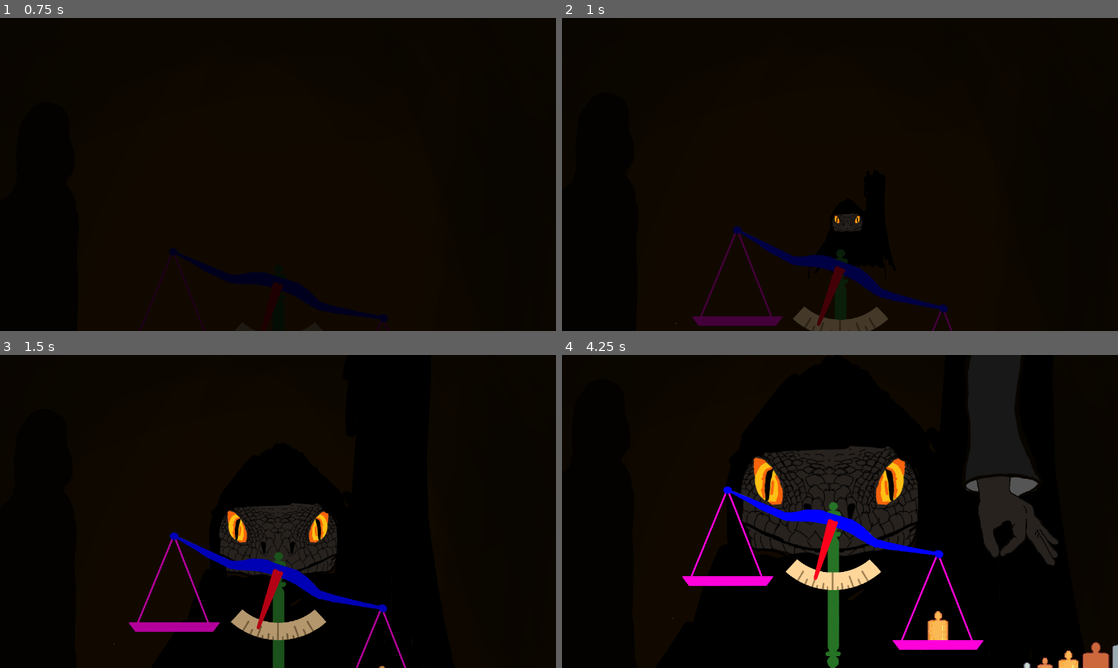
Above: before the commit, frames 1-4 (two rows, left to right).
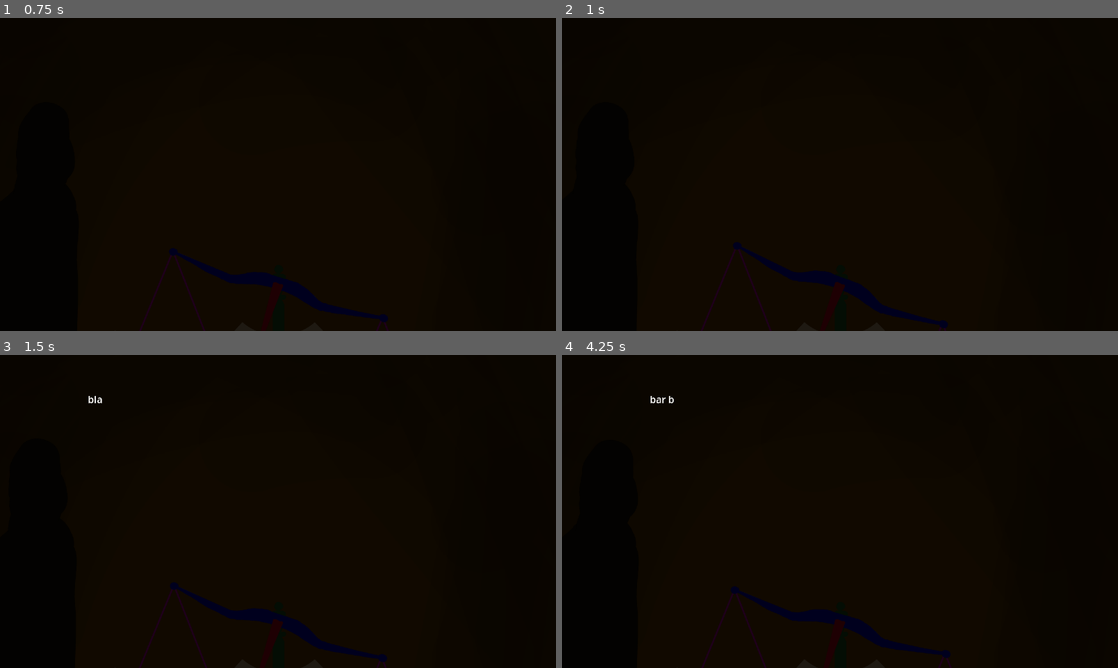
Above: after the commit, the same moments.

Repository: EnviloN/The-Great-Scaler
Game: Godot game, scene res://scenes/areas/shop.tscn
Two runs of this game, one before a commit and one after it. Both use one fixed random seed, a clock stepped at 60 frames per second and the inputs below.
Inputs (mouse positions are in pixels of both pictures, inside the frame that each line leads up to):
- Up to frame 1 (0.75 s): move the mouse to (400, 158) at 0.52 s; press the mouse at (400, 158) at 0.53 s
- Up to frame 2 (1 s): right-click (962, 158) at 0.8 s
- Up to frame 3 (1.5 s): move the mouse to (166, 527) at 1.27 s; release the mouse at (166, 527) at 1.28 s; right-click (166, 527) at 1.35 s
- Up to frame 4 (4.25 s): click (728, 527) at 1.55 s; move the mouse to (895, 442) at 2.02 s; press the mouse at (895, 442) at 2.03 s; right-click (895, 442) at 2.3 s; move the mouse to (812, 574) at 2.77 s; release the mouse at (812, 574) at 2.78 s; right-click (812, 574) at 2.85 s; click (812, 574) at 3.05 s; move the mouse to (1006, 558) at 3.52 s; press the mouse at (1006, 558) at 3.53 s; right-click (1006, 558) at 3.8 s

Frame 1 is identical in both runs. In frame 2, 4.0% of the frame differs, in the area x 20-71%, y 62-100%; in frame 3, 7.2%; in frame 4, 15%, in the area x 15-100%, y 13-100%.

Commit message:
Basic dialogue system

Diff:
--- a/game/jobs/job_manager.gd
+++ b/game/jobs/job_manager.gd
@@ -2,17 +2,34 @@
 
 class_name JobManager
 
+enum JobState {NONE, INIT, WAITING, FINISH}
+
 @onready var customer_manager: CustomerManager = %Customers
+@onready var dialogue_player: DialoguePlayer = %DialoguePlayer
 
 @export var buffer: Array[Job]
 var current: Job = null
+var state: JobState = JobState.NONE
 
 func start_next_job():
 	assert(is_job_available())
 	current = buffer.pop_front() as Job
+	state = JobState.INIT
 
+	dialogue_player.set_dialogue_text(current.dialogue)
 	customer_manager.set_customer_sprite(current.customer_id)
 	customer_manager.enter()
 
 func is_job_available():
 	return len(buffer) >= 1
+
+func is_waiting():
+	return state == JobState.WAITING
+
+func on_dialogue_finished():
+	if state == JobState.INIT:
+		state = JobState.WAITING
+	elif state == JobState.FINISH:
+		state = JobState.NONE
+		dialogue_player.disable()
+		customer_manager.leave()
--- a/game/project.godot
+++ b/game/project.godot
@@ -14,6 +14,10 @@
 run/main_scene="res://scenes/areas/shop.tscn"
 config/features=PackedStringArray("4.1", "GL Compatibility")
 config/icon="res://icon.svg"
+
+[autoload]
+
+SignalBus="*res://singletons/signal_bus.gd"
 
 [display]
 
--- a/game/scenes/areas/shop.tscn
+++ b/game/scenes/areas/shop.tscn
@@ -1,11 +1,11 @@
-[gd_scene load_steps=22 format=3 uid="uid://dq0j43qqh455h"]
+[gd_scene load_steps=23 format=3 uid="uid://dq0j43qqh455h"]
 
 [ext_resource type="Texture2D" uid="uid://ddq4w4jm0rwiv" path="res://sprites/concept/bg.png" id="1_t73cx"]
 [ext_resource type="Script" path="res://scenes/game_manager.gd" id="1_upsel"]
 [ext_resource type="Script" path="res://scenes/camera.gd" id="2_fixa2"]
-[ext_resource type="Texture2D" uid="uid://bkqqxt7j6dsb7" path="res://sprites/concept/scaler/scaler.png" id="3_7nquv"]
 [ext_resource type="PackedScene" uid="uid://c5v3eihw5ndem" path="res://scenes/objects/table.tscn" id="3_omivf"]
 [ext_resource type="PackedScene" uid="uid://0dnygrdtfkbn" path="res://scenes/objects/scale.tscn" id="4_18fl8"]
+[ext_resource type="PackedScene" uid="uid://cuaens8nbmlx1" path="res://scenes/scaler/scaler.tscn" id="4_d0spu"]
 [ext_resource type="PackedScene" uid="uid://c83vvqktetfho" path="res://scenes/customers/customers.tscn" id="4_fha1v"]
 [ext_resource type="PackedScene" uid="uid://4w3bgp6o6ji0" path="res://scenes/objects/weights/weight_5u.tscn" id="5_bl1wr"]
 [ext_resource type="PackedScene" uid="uid://cwmgr80m1xcsn" path="res://scenes/objects/weights/weight_1u.tscn" id="5_sxeeo"]
@@ -16,6 +16,7 @@
 [ext_resource type="Resource" uid="uid://csiqmd7ftdji" path="res://jobs/100.tres" id="13_464t6"]
 [ext_resource type="Resource" uid="uid://u0811pb57avd" path="res://jobs/200.tres" id="14_csltc"]
 [ext_resource type="Script" path="res://jobs/job_manager.gd" id="14_xrg8f"]
+[ext_resource type="PackedScene" uid="uid://ckdykkc2oks8d" path="res://scenes/ui/dialogue_player.tscn" id="17_5me6j"]
 
 [sub_resource type="RectangleShape2D" id="RectangleShape2D_q53ja"]
 size = Vector2(600, 1600)
@@ -26,46 +27,34 @@
 tracks/0/type = "value"
 tracks/0/imported = false
 tracks/0/enabled = true
-tracks/0/path = NodePath("ParallaxBackground/ParallaxLayer3/Scaler:scale")
+tracks/0/path = NodePath("ParallaxBackground/ParallaxLayer3:motion_scale")
 tracks/0/interp = 1
 tracks/0/loop_wrap = true
 tracks/0/keys = {
 "times": PackedFloat32Array(0),
 "transitions": PackedFloat32Array(1),
 "update": 0,
-"values": [Vector2(0, 0)]
+"values": [Vector2(0.6, 0.6)]
 }
 tracks/1/type = "value"
 tracks/1/imported = false
 tracks/1/enabled = true
-tracks/1/path = NodePath("ParallaxBackground/ParallaxLayer3:motion_scale")
+tracks/1/path = NodePath("Workspace:modulate")
 tracks/1/interp = 1
 tracks/1/loop_wrap = true
 tracks/1/keys = {
 "times": PackedFloat32Array(0),
 "transitions": PackedFloat32Array(1),
 "update": 0,
-"values": [Vector2(0.6, 0.6)]
+"values": [Color(0.117647, 0.117647, 0.117647, 1)]
 }
 tracks/2/type = "value"
 tracks/2/imported = false
 tracks/2/enabled = true
-tracks/2/path = NodePath("Workspace:modulate")
+tracks/2/path = NodePath("Game Manager/Camera:position")
 tracks/2/interp = 1
 tracks/2/loop_wrap = true
 tracks/2/keys = {
-"times": PackedFloat32Array(0),
-"transitions": PackedFloat32Array(1),
-"update": 0,
-"values": [Color(0.117647, 0.117647, 0.117647, 1)]
-}
-tracks/3/type = "value"
-tracks/3/imported = false
-tracks/3/enabled = true
-tracks/3/path = NodePath("Game Manager/Camera:position")
-tracks/3/interp = 1
-tracks/3/loop_wrap = true
-tracks/3/keys = {
 "times": PackedFloat32Array(0),
 "transitions": PackedFloat32Array(1),
 "update": 0,
@@ -106,38 +95,40 @@
 tracks/2/type = "value"
 tracks/2/imported = false
 tracks/2/enabled = true
-tracks/2/path = NodePath("ParallaxBackground/ParallaxLayer3/Scaler:scale")
+tracks/2/path = NodePath("ParallaxBackground/ParallaxLayer3:motion_scale")
 tracks/2/interp = 1
 tracks/2/loop_wrap = true
 tracks/2/keys = {
 "times": PackedFloat32Array(0.7, 1.9),
 "transitions": PackedFloat32Array(1, 1),
 "update": 0,
-"values": [Vector2(0.667, 0.667), Vector2(0, 0)]
+"values": [Vector2(0.8, 0.8), Vector2(0.6, 0.6)]
 }
 tracks/3/type = "value"
 tracks/3/imported = false
 tracks/3/enabled = true
-tracks/3/path = NodePath("ParallaxBackground/ParallaxLayer3:motion_scale")
+tracks/3/path = NodePath("Workspace:modulate")
 tracks/3/interp = 1
 tracks/3/loop_wrap = true
 tracks/3/keys = {
 "times": PackedFloat32Array(0.7, 1.9),
 "transitions": PackedFloat32Array(1, 1),
 "update": 0,
-"values": [Vector2(0.8, 0.8), Vector2(0.6, 0.6)]
-}
-tracks/4/type = "value"
+"values": [Color(1, 1, 1, 1), Color(0.117647, 0.117647, 0.117647, 1)]
+}
+tracks/4/type = "method"
 tracks/4/imported = false
 tracks/4/enabled = true
-tracks/4/path = NodePath("Workspace:modulate")
+tracks/4/path = NodePath("ParallaxBackground/ParallaxLayer3/Scaler")
 tracks/4/interp = 1
 tracks/4/loop_wrap = true
 tracks/4/keys = {
-"times": PackedFloat32Array(0.7, 1.9),
-"transitions": PackedFloat32Array(1, 1),
-"update": 0,
-"values": [Color(1, 1, 1, 1), Color(0.117647, 0.117647, 0.117647, 1)]
+"times": PackedFloat32Array(0.7),
+"transitions": PackedFloat32Array(1),
+"values": [{
+"args": [],
+"method": &"sit"
+}]
 }
 
 [sub_resource type="Animation" id="Animation_ru5qg"]
@@ -177,38 +168,40 @@
 tracks/2/type = "value"
 tracks/2/imported = false
 tracks/2/enabled = true
-tracks/2/path = NodePath("ParallaxBackground/ParallaxLayer3/Scaler:scale")
+tracks/2/path = NodePath("ParallaxBackground/ParallaxLayer3:motion_scale")
 tracks/2/interp = 1
 tracks/2/loop_wrap = true
 tracks/2/keys = {
 "times": PackedFloat32Array(0, 1),
 "transitions": PackedFloat32Array(1, 1),
 "update": 0,
-"values": [Vector2(0, 0), Vector2(0.667, 0.667)]
+"values": [Vector2(0.6, 0.6), Vector2(0.8, 0.8)]
 }
 tracks/3/type = "value"
 tracks/3/imported = false
 tracks/3/enabled = true
-tracks/3/path = NodePath("ParallaxBackground/ParallaxLayer3:motion_scale")
+tracks/3/path = NodePath("Workspace:modulate")
 tracks/3/interp = 1
 tracks/3/loop_wrap = true
 tracks/3/keys = {
 "times": PackedFloat32Array(0, 1),
 "transitions": PackedFloat32Array(1, 1),
 "update": 0,
-"values": [Vector2(0.6, 0.6), Vector2(0.8, 0.8)]
-}
-tracks/4/type = "value"
+"values": [Color(0.117647, 0.117647, 0.117647, 1), Color(1, 1, 1, 1)]
+}
+tracks/4/type = "method"
 tracks/4/imported = false
 tracks/4/enabled = true
-tracks/4/path = NodePath("Workspace:modulate")
+tracks/4/path = NodePath("ParallaxBackground/ParallaxLayer3/Scaler")
 tracks/4/interp = 1
 tracks/4/loop_wrap = true
 tracks/4/keys = {
-"times": PackedFloat32Array(0, 1),
-"transitions": PackedFloat32Array(1, 1),
-"update": 0,
-"values": [Color(0.117647, 0.117647, 0.117647, 1), Color(1, 1, 1, 1)]
+"times": PackedFloat32Array(0),
+"transitions": PackedFloat32Array(1),
+"values": [{
+"args": [],
+"method": &"stand"
+}]
 }
 
 [sub_resource type="AnimationLibrary" id="AnimationLibrary_ihorw"]
@@ -240,13 +233,15 @@
 unique_name_in_owner = true
 position = Vector2(24, 623)
 
+[node name="DialoguePlayer" parent="ParallaxBackground/ParallaxLayer2" instance=ExtResource("17_5me6j")]
+unique_name_in_owner = true
+position = Vector2(182, -19)
+
 [node name="ParallaxLayer3" type="ParallaxLayer" parent="ParallaxBackground"]
 motion_scale = Vector2(0.6, 0.6)
 
-[node name="Scaler" type="Sprite2D" parent="ParallaxBackground/ParallaxLayer3"]
-position = Vector2(693, 363)
-scale = Vector2(1e-05, 1e-05)
-texture = ExtResource("3_7nquv")
+[node name="Scaler" parent="ParallaxBackground/ParallaxLayer3" instance=ExtResource("4_d0spu")]
+position = Vector2(640, 800)
 
 [node name="Hand" parent="." instance=ExtResource("9_htnur")]
 position = Vector2(1050, 0)
@@ -302,6 +297,7 @@
 shape = SubResource("RectangleShape2D_q53ja")
 
 [node name="Game Manager" type="Node" parent="."]
+unique_name_in_owner = true
 script = ExtResource("1_upsel")
 
 [node name="AnimationPlayer" type="AnimationPlayer" parent="Game Manager"]
@@ -321,5 +317,6 @@
 script = ExtResource("2_fixa2")
 
 [node name="Job Manager" type="Node" parent="Game Manager"]
+unique_name_in_owner = true
 script = ExtResource("14_xrg8f")
 buffer = Array[Resource("res://jobs/job_resource.gd")]([ExtResource("13_464t6"), ExtResource("14_csltc")])
--- a/game/scenes/customers/customers.gd
+++ b/game/scenes/customers/customers.gd
@@ -4,6 +4,7 @@
 @onready var animation_player: AnimationPlayer = $AnimationPlayer
 @onready var body_sprite: Sprite2D = $body
 @onready var head_sprite: Sprite2D = $body/head
+@onready var dialogue_player: DialoguePlayer = %DialoguePlayer
 
 var customer_bodies: Array[Texture2D] = [
 	preload("res://sprites/concept/customer/0.png"),
@@ -20,6 +21,7 @@
 
 func _ready():
 	body_sprite.position.x = -1600
+	SignalBus.connect("progress_dialogue", on_progress_dialogue)
 
 func set_customer_sprite(id: int):
 	body_sprite.set_texture(customer_bodies[id])
@@ -33,3 +35,13 @@
 
 func talk():
 	animation_player.play("talk")
+
+func start_talking():
+	dialogue_player.start_dialogue()
+	talk()
+
+func on_progress_dialogue():
+	if dialogue_player.is_in_progress():
+		var success = dialogue_player.next_line()
+		if success:
+			talk()
--- a/game/scenes/customers/customers.tscn
+++ b/game/scenes/customers/customers.tscn
@@ -52,6 +52,20 @@
 "handle_modes": PackedInt32Array(0, 0, 0),
 "points": PackedFloat32Array(-1600, -0.25, 0, 0.1, 378, 5, -0.25, 0, 0.0596904, 5, 0, -0.14031, -11, 0.25, 0),
 "times": PackedFloat32Array(0, 0.7, 1)
+}
+tracks/1/type = "method"
+tracks/1/imported = false
+tracks/1/enabled = true
+tracks/1/path = NodePath(".")
+tracks/1/interp = 1
+tracks/1/loop_wrap = true
+tracks/1/keys = {
+"times": PackedFloat32Array(1),
+"transitions": PackedFloat32Array(1),
+"values": [{
+"args": [],
+"method": &"start_talking"
+}]
 }
 
 [sub_resource type="Animation" id="Animation_4r8xs"]
--- a/game/scenes/game_manager.gd
+++ b/game/scenes/game_manager.gd
@@ -3,7 +3,7 @@
 
 @onready var customer_manager: CustomerManager = %Customers
 @onready var animation_player: AnimationPlayer = $"AnimationPlayer"
-@onready var job_manager: JobManager = $"Job Manager"
+@onready var job_manager: JobManager = %"Job Manager"
 
 var is_weighting: bool = false
 
@@ -14,8 +14,11 @@
 func _input(event):
 	var just_pressed = event.is_pressed() and not event.is_echo()
 	if (event.is_action_pressed("RMB") and just_pressed
-		and not animation_player.is_playing()):
+	and job_manager.is_waiting() and not animation_player.is_playing()):
 		_toggle_mode()
+	if (event.is_action_pressed("LMB") and just_pressed
+	and not job_manager.is_waiting()):
+		SignalBus.emit_signal("progress_dialogue")
 
 func _toggle_mode():
 	if is_weighting:
--- /dev/null
+++ b/game/scenes/scaler/scaler.gd
@@ -0,0 +1,13 @@
+extends Node2D
+
+@onready var animation_player: AnimationPlayer = $AnimationPlayer
+
+# Called when the node enters the scene tree for the first time.
+func _ready():
+	animation_player.play("RESET")
+
+func sit():
+	animation_player.play("sit")
+
+func stand():
+	animation_player.play("stand")
--- /dev/null
+++ b/game/scenes/scaler/scaler.tscn
@@ -0,0 +1,72 @@
+[gd_scene load_steps=7 format=3 uid="uid://cuaens8nbmlx1"]
+
+[ext_resource type="Texture2D" uid="uid://bkqqxt7j6dsb7" path="res://sprites/concept/scaler/scaler.png" id="1_5uc2c"]
+[ext_resource type="Script" path="res://scenes/scaler/scaler.gd" id="1_auuvp"]
+
+[sub_resource type="Animation" id="Animation_jp4bv"]
+resource_name = "sit"
+length = 1.2
+tracks/0/type = "value"
+tracks/0/imported = false
+tracks/0/enabled = true
+tracks/0/path = NodePath("Sprite2D:scale")
+tracks/0/interp = 1
+tracks/0/loop_wrap = true
+tracks/0/keys = {
+"times": PackedFloat32Array(0, 1.2),
+"transitions": PackedFloat32Array(1, 1),
+"update": 0,
+"values": [Vector2(0.667, 0.667), Vector2(0, 0)]
+}
+
+[sub_resource type="Animation" id="Animation_ng3ra"]
+resource_name = "stand"
+length = 1.2
+tracks/0/type = "value"
+tracks/0/imported = false
+tracks/0/enabled = true
+tracks/0/path = NodePath("Sprite2D:scale")
+tracks/0/interp = 1
+tracks/0/loop_wrap = true
+tracks/0/keys = {
+"times": PackedFloat32Array(0, 1.2),
+"transitions": PackedFloat32Array(1, 1),
+"update": 0,
+"values": [Vector2(0, 0), Vector2(0.667, 0.667)]
+}
+
+[sub_resource type="Animation" id="Animation_klhln"]
+resource_name = "RESET"
+length = 0.001
+tracks/0/type = "value"
+tracks/0/imported = false
+tracks/0/enabled = true
+tracks/0/path = NodePath("Sprite2D:scale")
+tracks/0/interp = 1
+tracks/0/loop_wrap = true
+tracks/0/keys = {
+"times": PackedFloat32Array(0),
+"transitions": PackedFloat32Array(1),
+"update": 0,
+"values": [Vector2(0, 0)]
+}
+
+[sub_resource type="AnimationLibrary" id="AnimationLibrary_trsuc"]
+_data = {
+"RESET": SubResource("Animation_klhln"),
+"sit": SubResource("Animation_jp4bv"),
+"stand": SubResource("Animation_ng3ra")
+}
+
+[node name="Scaler" type="Node2D"]
+script = ExtResource("1_auuvp")
+
+[node name="Sprite2D" type="Sprite2D" parent="."]
+position = Vector2(50, -437)
+scale = Vector2(0.667, 0.667)
+texture = ExtResource("1_5uc2c")
+
+[node name="AnimationPlayer" type="AnimationPlayer" parent="."]
+libraries = {
+"": SubResource("AnimationLibrary_trsuc")
+}
--- /dev/null
+++ b/game/scenes/ui/dialog_player.gd
@@ -0,0 +1,61 @@
+extends Node2D
+class_name DialoguePlayer
+
+@onready var background: TextureRect = $Background
+@onready var text_label: RichTextLabel = $"Background/Text Label"
+@onready var job_manager: JobManager = %"Job Manager"
+
+var TEXT_SPEED: float = 8.0
+
+var in_progress: bool = false
+var is_animating: bool = false
+var current_text: Array[String] = []
+
+func _ready():
+	background.visible = false
+
+func _process(delta):
+	if is_animating:
+		text_label.visible_ratio += 1.0/text_label.text.length()/TEXT_SPEED
+		if text_label.visible_ratio >= 1:
+			skip_animation()
+
+func skip_animation():
+	text_label.visible_ratio = 1
+	is_animating = false
+
+func set_dialogue_text(dialogue: Array[String]):
+	current_text = dialogue.duplicate()
+
+func start_dialogue():
+	background.visible = true
+	in_progress = true
+	show_text()
+
+func show_text():
+	is_animating = true
+	text_label.visible_ratio = 0
+	text_label.text = current_text.pop_front()
+
+func next_line():
+	if is_animating:
+		skip_animation()
+		return
+
+	if current_text.size() > 0:
+		show_text()
+		return true
+	else:
+		finish()
+		return false
+
+func finish():
+	in_progress = false
+	job_manager.on_dialogue_finished()
+
+func disable():
+	text_label.text = ""
+	background.visible = false
+
+func is_in_progress():
+	return in_progress
--- /dev/null
+++ b/game/scenes/ui/dialogue_player.tscn
@@ -0,0 +1,22 @@
+[gd_scene load_steps=2 format=3 uid="uid://ckdykkc2oks8d"]
+
+[ext_resource type="Script" path="res://scenes/ui/dialog_player.gd" id="1_2p0rp"]
+
+[node name="DialoguePlayer" type="Node2D"]
+script = ExtResource("1_2p0rp")
+
+[node name="Background" type="TextureRect" parent="."]
+offset_right = 500.0
+offset_bottom = 200.0
+
+[node name="Text Label" type="RichTextLabel" parent="Background"]
+layout_mode = 0
+offset_right = 500.0
+offset_bottom = 200.0
+theme_override_font_sizes/normal_font_size = 25
+theme_override_font_sizes/bold_font_size = 25
+theme_override_font_sizes/italics_font_size = 25
+theme_override_font_sizes/bold_italics_font_size = 25
+theme_override_font_sizes/mono_font_size = 25
+bbcode_enabled = true
+text = "Hello this is [b]interestring stuff[/b]. Hello this is interestring stuff. Hello this is interestring stuff. "
--- /dev/null
+++ b/game/singletons/signal_bus.gd
@@ -0,0 +1,3 @@
+extends Node
+
+signal progress_dialogue()
